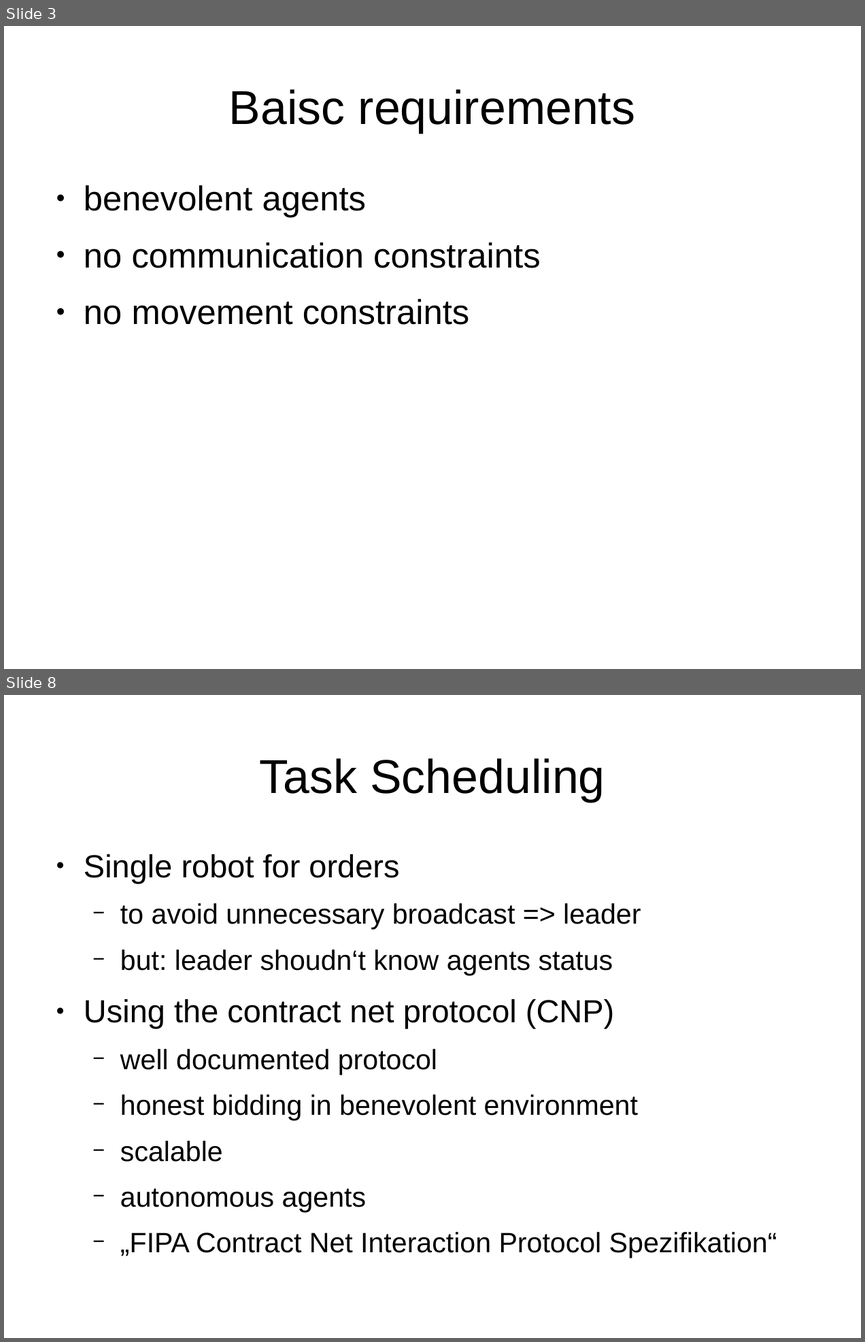
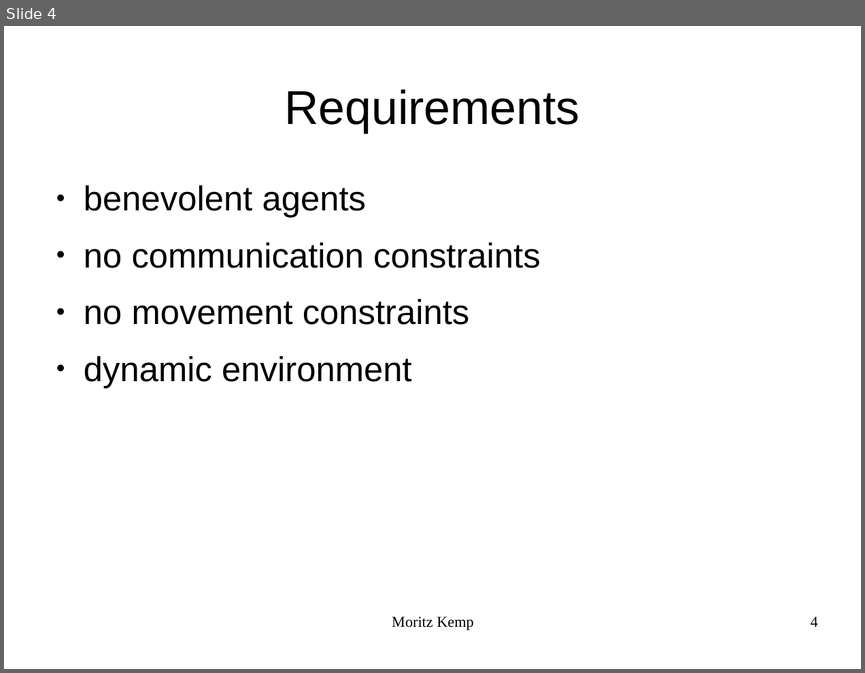
Before and after one commit to MoritzKemp/smartFactory, a slide deck: documentation/presentation_2.odp. Shown one above the other, each under a label of ours: slides 3 and 8 before the commit, slide 4 after it; the slides between them are not shown. The pictures are 865x1342 and 865x673 pixels, drawn with LibreOffice and Linux fonts; fonts in the diff are those of the drawing. Boxes give left, top, right and bottom in pixels: in the first picture for what was removed or moved away, otherwise in the second. Text is boxed around its words. In the diff, an @@ line names an element or a change of style, - is before the commit and + after.

```diff
--- a/documentation/presentation_2.odp
+++ b/documentation/presentation_2.odp
@@ slide 8 removed at bbox=[4, 695, 861, 1338], background #FFFFFF @@
@@ title removed at bbox=[259, 758, 604, 802] @@
-Task Scheduling
@@ text removed at bbox=[84, 854, 777, 1258] @@
-● Single robot for orders
-  − to avoid unnecessary broadcast => leader
-  − but: leader shoudn‘t know agents status
-● Using the contract net protocol (CNP)
-  − well documented protocol
-  − honest bidding in benevolent environment
-  − scalable
-  − autonomous agents
-  − „FIPA Contract Net Interaction Protocol Spezifikation“
@@ what was slide 3 is now slide 4 @@
@@ slide 4 changed as well @@
@@ title at bbox=[284, 89, 580, 133]: text changed @@
-Baisc requirements
+Requirements
@@ text at bbox=[84, 356, 411, 388]: paragraph added @@
+● dynamic environment
@@ text added at bbox=[392, 616, 473, 630], 14 pt, text #000000 @@
+Moritz Kemp
@@ page number added at bbox=[810, 616, 818, 626], 14 pt, text #000000 @@
+4
```
Also in this commit, not shown: 2 other slides changed, 10 slides added, 8 other slides removed, 14 other files.
